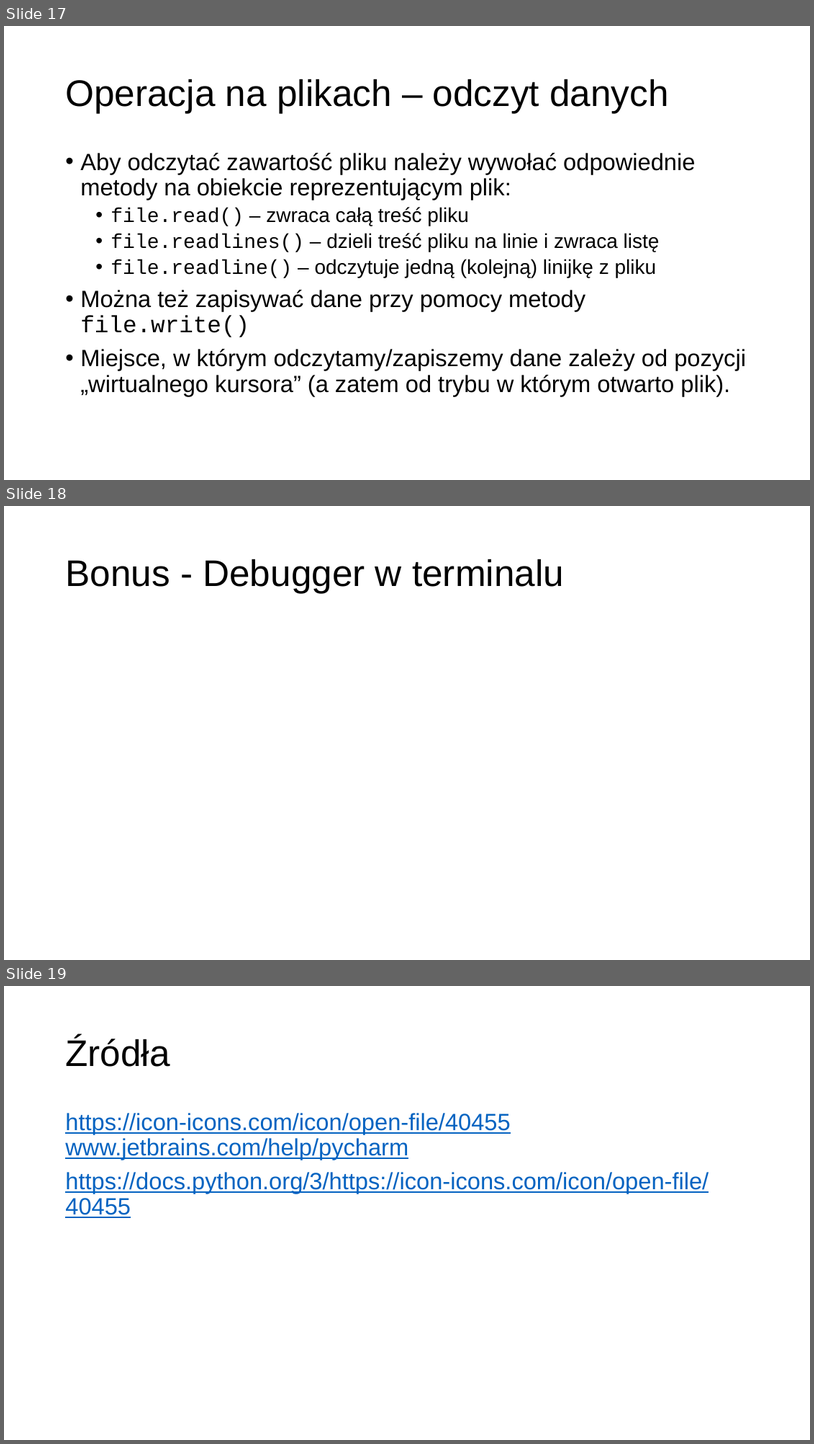
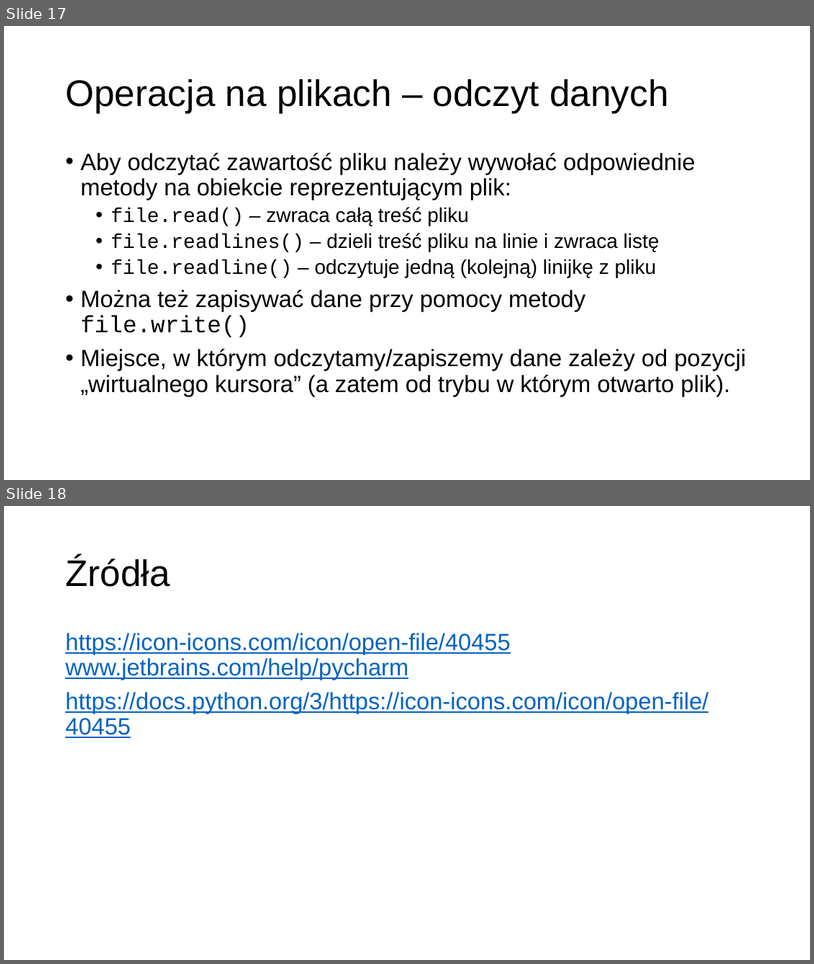
Before and after one commit to MikoStoro/ETI_Academy_Matura, a slide deck: prezentacje/prezentacja1.pptx. Shown one above the other, each under a label of ours: slides 17, 18 and 19 before the commit, slides 17 and 18 after it. The pictures are 814x1444 and 814x964 pixels, drawn with LibreOffice and Linux fonts; fonts in the diff are those of the drawing; background and template pictures are left out. Boxes give left, top, right and bottom in pixels: in the first picture for what was removed or moved away, otherwise in the second. Text is boxed around its words. In the diff, an @@ line names an element or a change of style, - is before the commit and + after.

```diff
--- a/prezentacje/prezentacja1.pptx
+++ b/prezentacje/prezentacja1.pptx
@@ slide 18 removed at (x1=4, y1=506, x2=810, y2=960), background picture (left out) @@
@@ title removed at (x1=65, y1=559, x2=564, y2=593) @@
-Bonus - Debugger w terminalu
@@ what was slide 19 is now slide 18 @@
```
Also in this commit, not shown: 1 slide added, 1 other slide removed, 3 other files.
